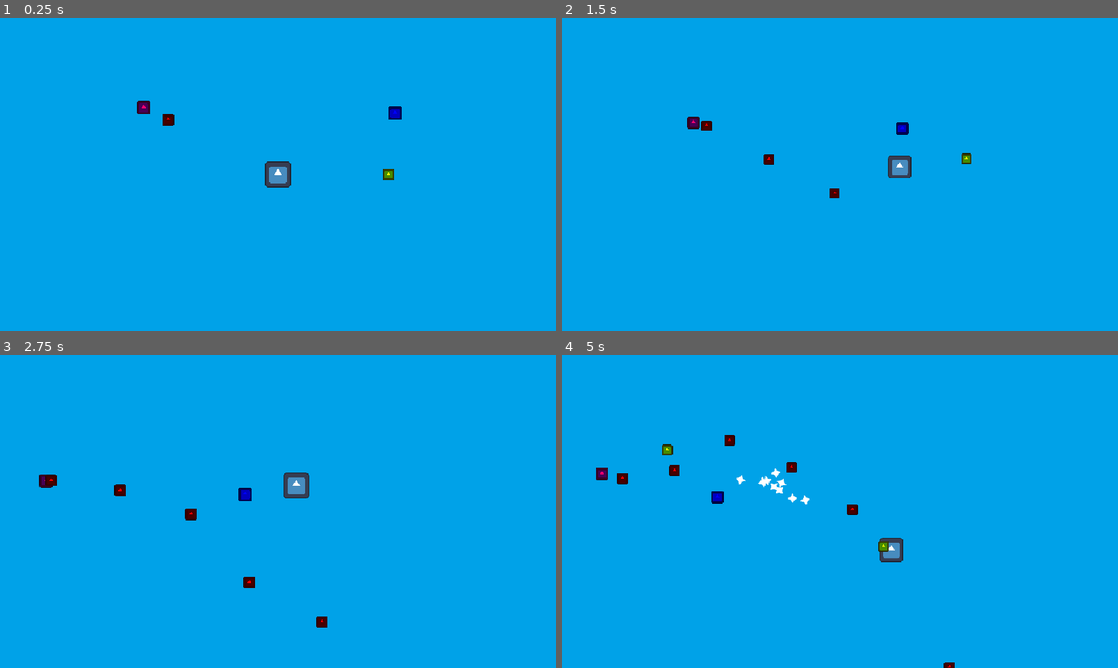
Above: before the commit, frames 1-4 (two rows, left to right).
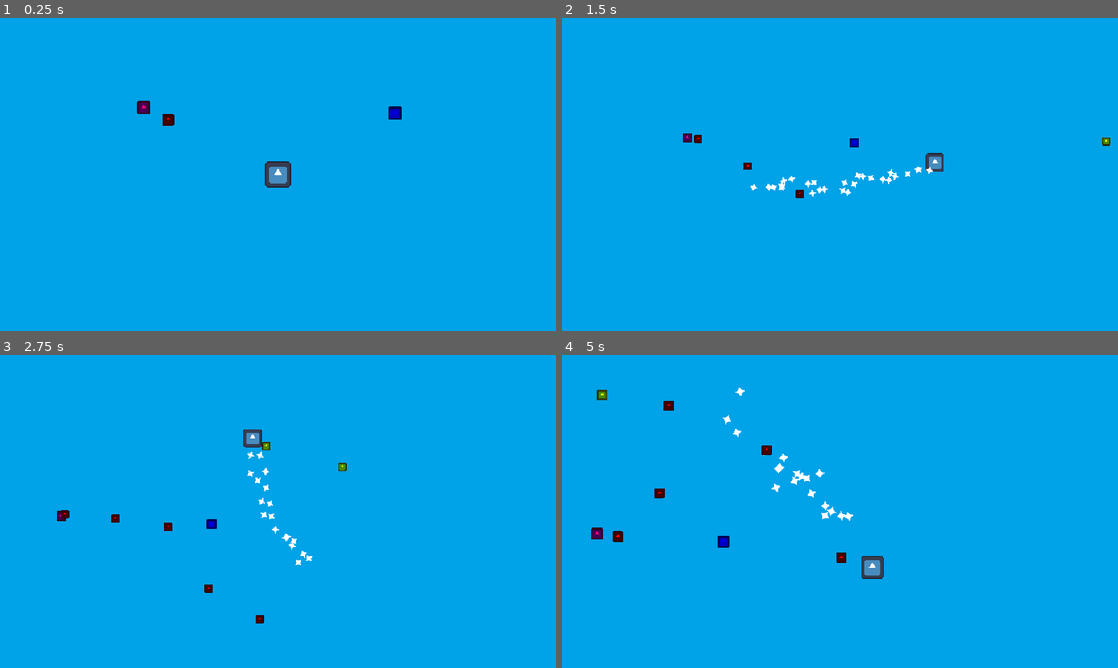
Above: after the commit, the same moments.

Repository: JLwuw/otter-jam
Game: Godot game, scene res://Scenes/gameplay_test.tscn
Same seed, same stepped clock (60 frames per second), same inputs: the game is played once before the commit and once after it. The engine's default icon, where the game draws it, is replaced by a stand-in: a white triangle on a blue panel in a dark square.
Inputs (mouse positions are in pixels of both pictures, inside the frame that each line leads up to):
- Up to frame 1 (0.25 s): no input
- Up to frame 2 (1.5 s): move the mouse to (962, 158) at 0.52 s; press the mouse at (962, 158) at 0.53 s; move the mouse to (728, 190) at 1.27 s; release the mouse at (728, 190) at 1.28 s; click (728, 190) at 1.35 s
- Up to frame 3 (2.75 s): move the mouse to (333, 442) at 2.02 s; press the mouse at (333, 442) at 2.03 s
- Up to frame 4 (5 s): move the mouse to (812, 574) at 2.77 s; release the mouse at (812, 574) at 2.78 s; click (812, 574) at 2.85 s; move the mouse to (1006, 558) at 3.52 s; press the mouse at (1006, 558) at 3.53 s; move the mouse to (673, 464) at 4.27 s; release the mouse at (673, 464) at 4.28 s; click (673, 464) at 4.35 s

The runs differ from the first frame. In frame 1, less than 0.1% of the frame differs, in the area x 68-71%, y 48-52%; in frame 2, 1.5%; in frame 3, 1.7%; in frame 4, 2.3%, in the area x 5-71%, y 10-100%.

Commit message:
fix: updated player movement logic

Diff:
--- a/Scripts/Player/player.gd
+++ b/Scripts/Player/player.gd
@@ -8,6 +8,9 @@
 @export var acceleration_factor: float = 3
 @export var drag: float = 0.5
 @export var max_distance: float = 200.0
+
+var move_direction: Vector2 = Vector2.ZERO
+var has_direction: bool = false
 
 @export_category("Health")
 @export var max_health: int = 5
@@ -25,20 +28,19 @@
 @onready var current_health: int = max_health
 var invuln_timer: float = 0
 
+func _input(event: InputEvent) -> void:
+	if event.is_action_pressed("leftClick"):
+		var to_mouse: Vector2 = get_global_mouse_position() - global_position
+
+		if to_mouse.length() > 5.0:
+			move_direction = to_mouse.normalized()
+			has_direction = true
+
 func _physics_process(delta: float) -> void:
-	var to_mouse: Vector2 = get_global_mouse_position() - global_position
-	var distance_to_mouse: float = to_mouse.length()
-
-	if distance_to_mouse < 5:
-		move_and_slide()
-		return
-
-
-	if distance_to_mouse > max_distance:
-		to_mouse = to_mouse.normalized() * max_distance
-
-	var acceleration: Vector2 = velocity.lerp(to_mouse, delta * responsiveness)
-	velocity += acceleration * delta * acceleration_factor
+	if has_direction:
+		var target_velocity: Vector2 = move_direction * max_speed
+		var accel: Vector2 = velocity.lerp(target_velocity, responsiveness * delta)
+		velocity += accel * acceleration_factor * delta
 
 	if velocity.length() > max_speed:
 		velocity = velocity.normalized() * max_speed
@@ -50,18 +52,19 @@
 	update_invuln_timer(delta)
 	handle_shooting(delta)
 
-
 func update_invuln_timer(delta: float) -> void:
 	if invuln_timer > 0.0:
 		invuln_timer -= delta
 
 
 func handle_shooting(delta: float) -> void:
-	var current_speed: float = velocity.length()
 	shoot_timer -= delta
+	if not Input.is_action_pressed("leftClick"):
+		return
 
 	if shoot_timer <= 0.0:
 		shoot()
+		var current_speed: float = velocity.length()
 		shoot_timer = calc_shoot_cooldown(current_speed)
 
 func calc_shoot_cooldown(current_speed: float) -> float:
--- a/project.godot
+++ b/project.godot
@@ -47,6 +47,14 @@
 player=""
 enemies=""
 
+[input]
+
+leftClick={
+"deadzone": 0.2,
+"events": [Object(InputEventMouseButton,"resource_local_to_scene":false,"resource_name":"","device":-1,"window_id":0,"alt_pressed":false,"shift_pressed":false,"ctrl_pressed":false,"meta_pressed":false,"button_mask":0,"position":Vector2(0, 0),"global_position":Vector2(0, 0),"factor":1.0,"button_index":1,"canceled":false,"pressed":false,"double_click":false,"script":null)
+]
+}
+
 [physics]
 
 3d/physics_engine="Jolt Physics"
